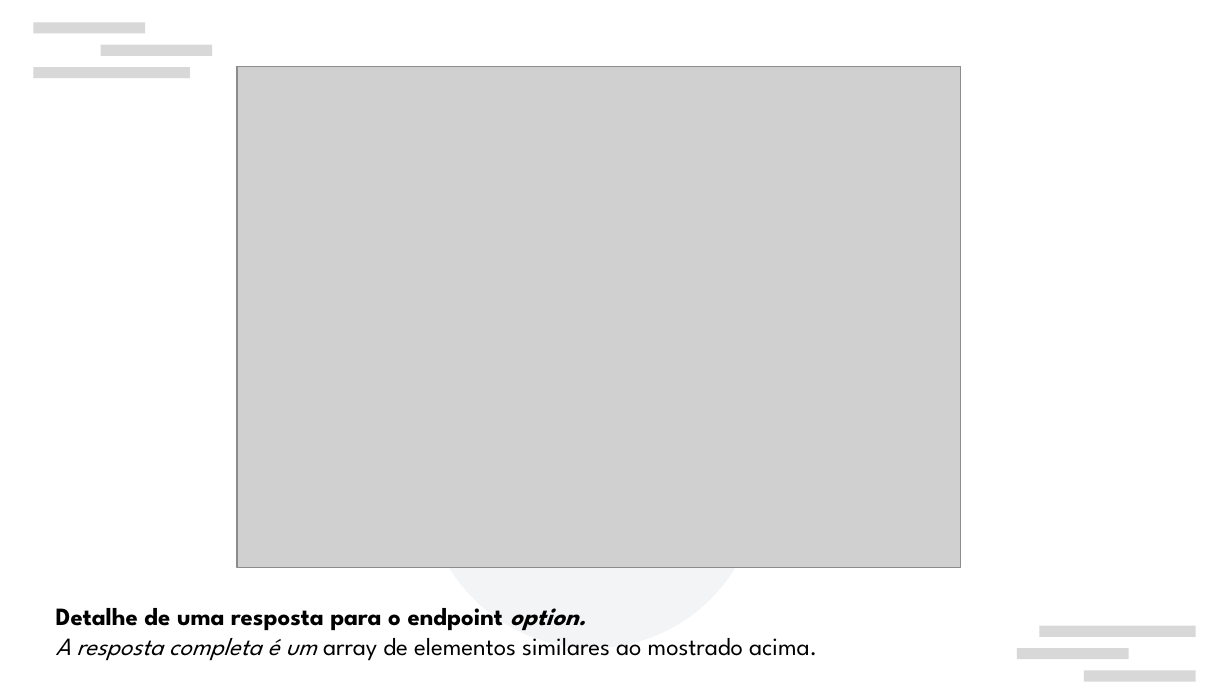
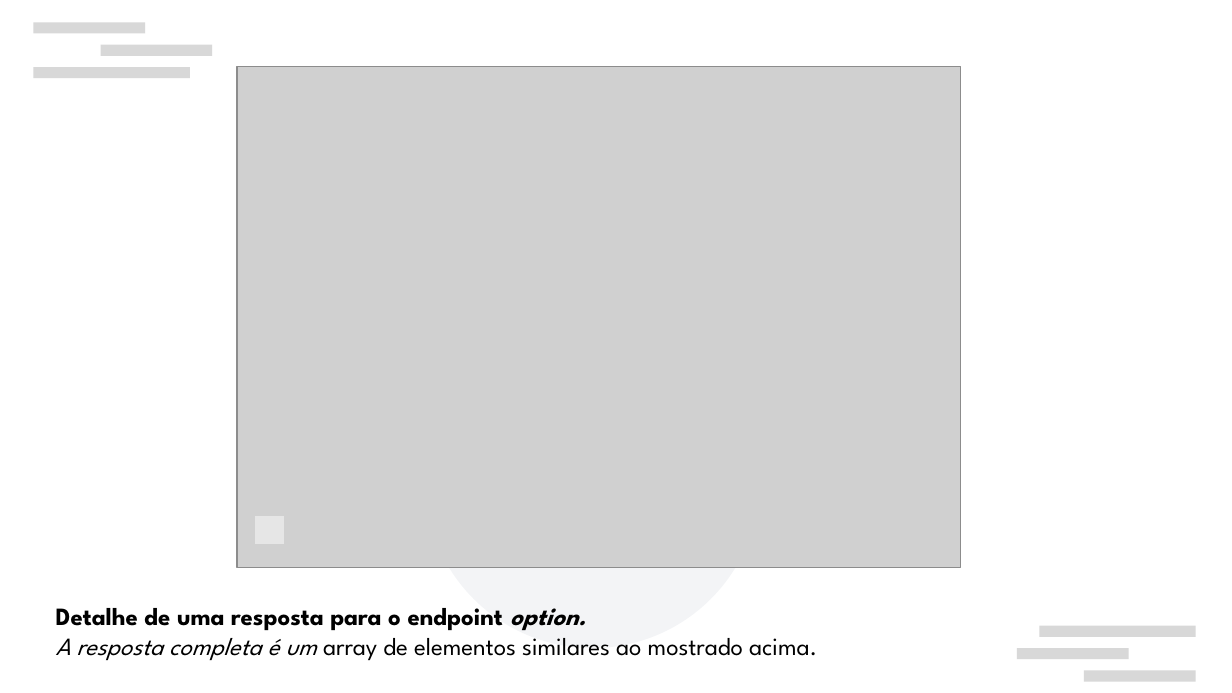
Before and after one commit to jultty/mirante-spring, a slide deck: slide 4 of docs/slides/slides.odp. Drawn at 1232x693 pixels with LibreOffice and Linux fonts; fonts in the diff are those of the drawing; grey boxes stand for pictures; background and template pictures are left out. Boxes give left, top, right and bottom in pixels: in the first picture for what was removed or moved away, otherwise in the second. Text is boxed around its words. In the diff, an @@ line names an element or a change of style, - is before the commit and + after.

```diff
--- a/docs/slides/slides.odp
+++ b/docs/slides/slides.odp
@@ rectangle added at [256, 517, 284, 544], fill #E6E6E6, outline #E6E6E6 0 pt @@
```
Also in this commit, not shown: 14 other files.
